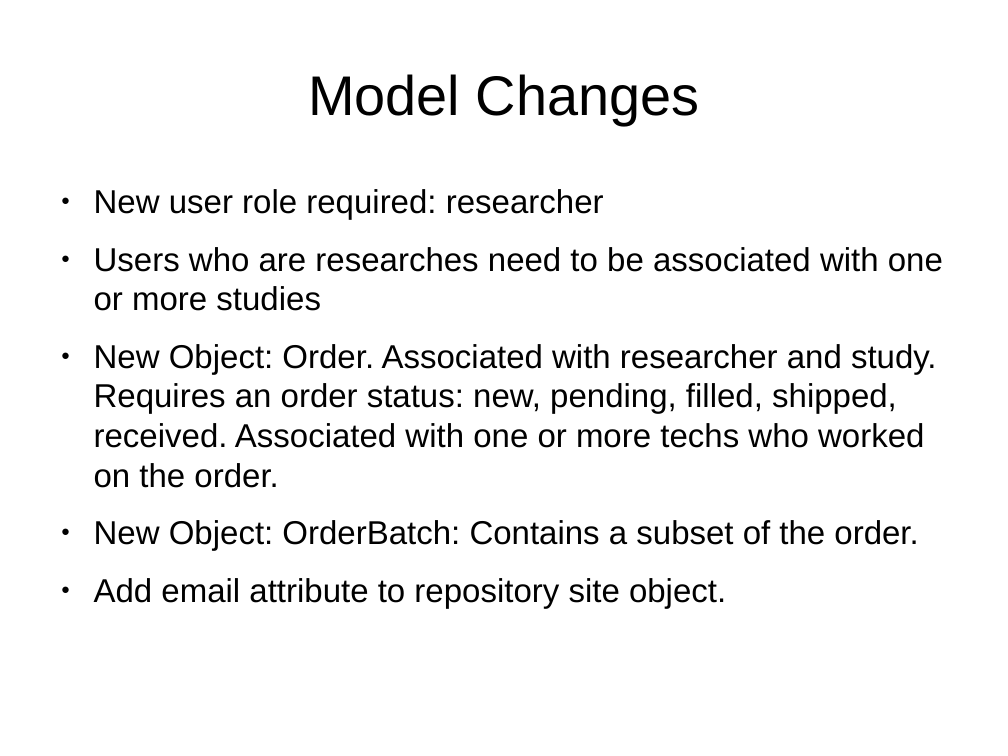
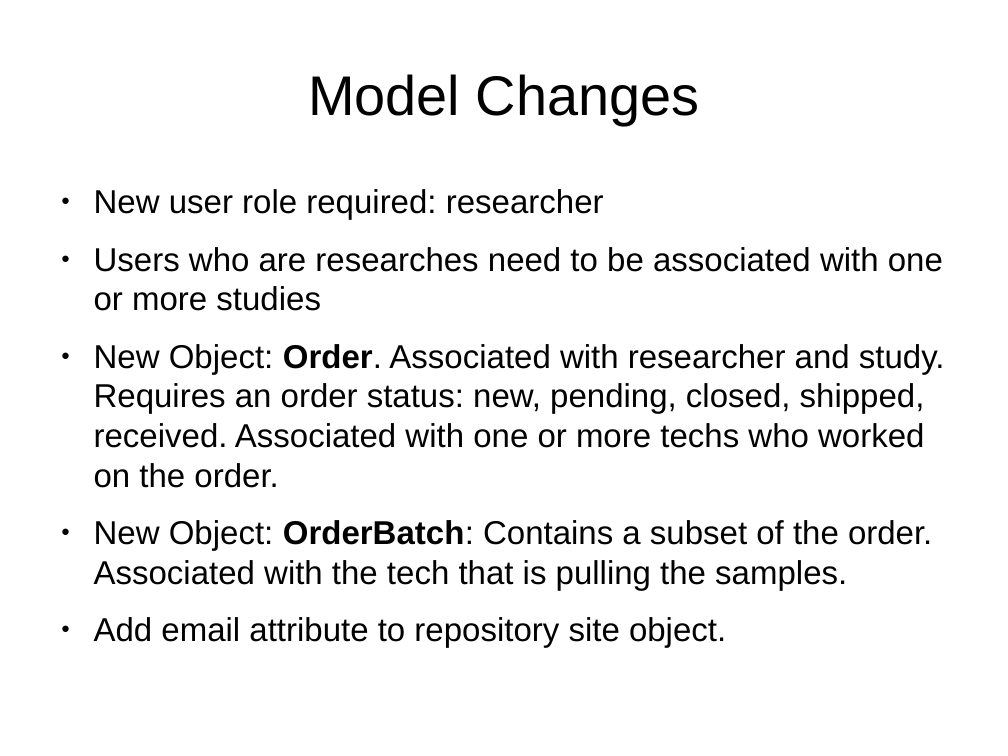
Before and after one commit to CBSR-Biobank/biobank, a slide deck: slide 4 of docs/sampleRequestFlowcharts.odp. Drawn at 1008x756 pixels with LibreOffice and Linux fonts; fonts in the diff are those of the drawing. Boxes give left, top, right and bottom in pixels: in the first picture for what was removed or moved away, otherwise in the second. Text is boxed around its words. In the diff, an @@ line names an element or a change of style, - is before the commit and + after.

Commit message:
more content for sample request feature

```diff
--- a/docs/sampleRequestFlowcharts.odp
+++ b/docs/sampleRequestFlowcharts.odp
@@ text at [94, 344, 945, 590]: text changed @@
-● New Object: Order. Associated with researcher and study. Requires an order status: new, pending, filled, shipped, received. Associated with one or more techs who worked on the order.
-● New Object: OrderBatch: Contains a subset of the order.
+● New Object: Order. Associated with researcher and study. Requires an order status: new, pending, closed, shipped, received. Associated with one or more techs who worked on the order.
+● New Object: OrderBatch: Contains a subset of the order. Associated with the tech that is pulling the samples.
```
Also in this commit, not shown: 1 other slide changed, 5 slides added.
